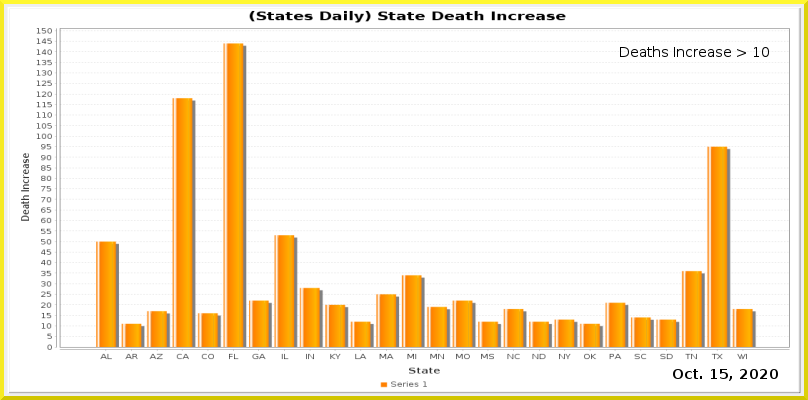
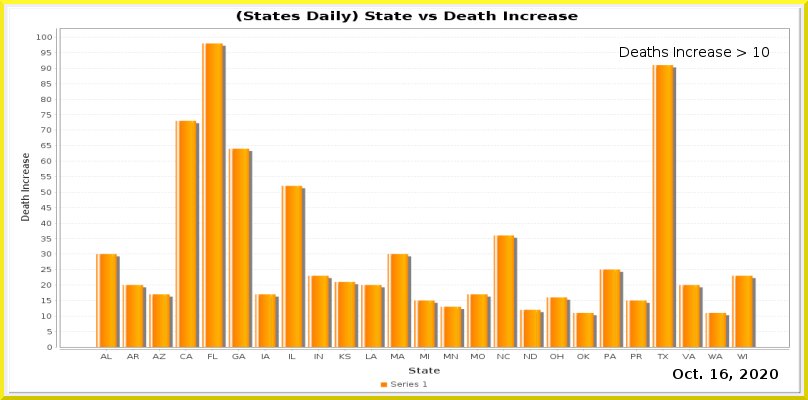
Two versions of the same layered image (808 x 400). Layer-by-layer changes:
painted on "Current Date" over [720, 369, 728, 379]
painted on "Date_vs_TestIncrease.png" over [36, 10, 789, 360]
